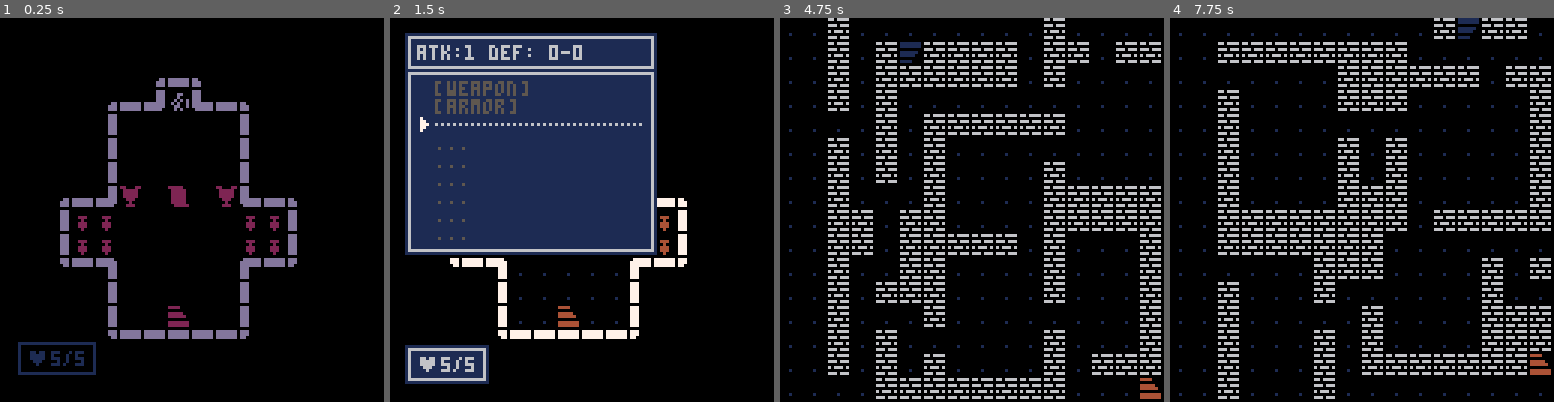
Above: before the commit, frames 1-4 (left to right).
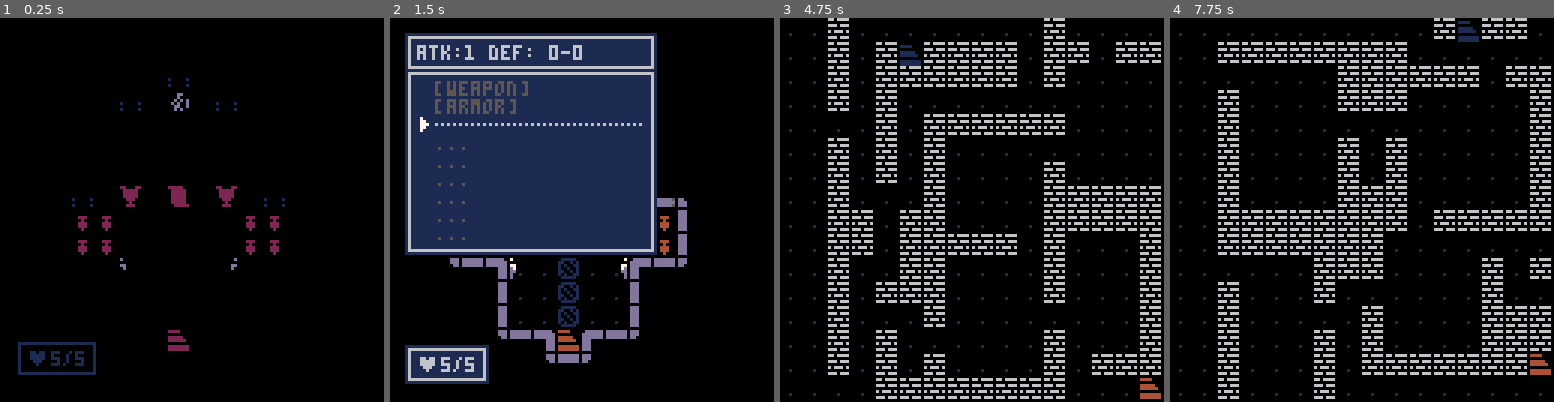
Above: after the commit, the same moments.

Repository: Aeklad/pico8
Game: PICO-8 cartridge rogue.p8
Two runs of this game, one before a commit and one after it. Both use one fixed random seed, a clock stepped at 60 frames per second and the inputs below.
Inputs:
- Up to frame 1 (0.25 s): no input
- Up to frame 2 (1.5 s): tap X (X key) at 0.33, 1.07 s; tap O (Z key) at 0.7 s
- Up to frame 3 (4.75 s): hold Right 1.6-2.1 s; tap O (Z key) every 0.4 s from 1.7 to 4.5 s; tap X (X key) at 1.85, 2.97, 4.08 s; hold Up 2.15-2.42 s; hold Right 2.47-3.03 s; hold Left 3.08-3.58 s; hold Down 3.63-3.97 s; hold Right 4.02-4.68 s; hold Up from 4.73 s (still down)
- Up to frame 4 (7.75 s): tap O (Z key) every 0.4 s from 4.9 to 7.7 s; release Up at 5.03 s; hold Left 5.08-5.68 s; tap X (X key) at 5.2, 6.32, 7.43 s; hold Down 5.73-6.03 s; hold Right 6.08-6.58 s; hold Right 6.63-7.13 s; hold Up 7.18-7.45 s; hold Right from 7.5 s (still down)

The runs differ from the first frame. In frame 1, 5.3% of the frame differs, in the area x 15-78%, y 15-87%; in frame 2, 3.6%; in frame 3, 0.1%; in frame 4, 0.1%.

Commit message:
some new tiles

Diff:
--- a/rogue.p8
+++ b/rogue.p8
@@ -49,7 +49,7 @@
  buttbuff=-1
  skipai=false
  win=false
- winfloor=5
+ winfloor=3
  mob={}
  dmob={}
  p_mob=addmob(1,1,1)
@@ -457,9 +457,9 @@
   --stone tablet
   if floor==0 then
    showtalk({" welcom to gip! "," please be careful "," it's super dangerous "," "})
-  elseif floor==winfloor then
-   win=true
-  end
+  end
+ elseif tle==110 then
+  win=true
  end
 end
 
@@ -1376,7 +1376,7 @@
 end
 function installdoors()
  for d in all(doors) do
-  if mget(d.x,d.y)==1 and isdoor(d.x,d.y) then
+  if mget(d.x,d.y)==1 or mget(d.x,d.y)==4 and isdoor(d.x,d.y) then
    mset(d.x,d.y,13)
    snapshot()
   end
@@ -1709,87 +1709,87 @@
 
 
 __gff__
-0000050500000303030103010307020005050505050505050505050505050505050505050505050505050505050505050505050505050505050505050505000000000000000000000000000000000000000000000000000000000000000000000000000000000000000000000000000000000000000000000000000000000000
+0000050500000303030103010307020005050505050505050505050505050505050505050505050505050505050505050505050505050505050505050505000000000000000000000000000000000000000000000000000000000000000000000000000000000000000000000000010000000000000000000000000000000000
 0000000000000000000000000000000000000000000000000000000000000000000000000000000000000000000000000000000000000000000000000000000000000000000000000000000000000000000000000000000000000000000000000000000000000000000000000000000000000000000000000000000000000000
 __map__
 0202020202020202020202020202020203030303030303030303030303030303030303030303030303030303030303030101020202020202020202020202020200000000000000000000000000000000000000000000000000000000000000000000000000000000000000000000000000000000000000000000000000000000
 02010201010201010101010101010e0203030303030303030303030303030303030303030303030303030303030303030101020202020202020202020202020200000000000000000000000000000000000000000000000000000000000000000000000000000000000000000000000000000000000000000000000000000000
 02010201010601020a0101010201010203030303030310111203030303030303030303030303030303030303030303030101020202020202020202020202020200000000000000000000000000000000000000000000000000000000000000000000000000000000000000000000000000000000000000000000000000000000
 02010201010101020101020d020d0202030303031011240f2311120303030303030303030303030303030303030303030101020202020202020202020202020200000000000000000000000000000000000000000000000000000000000000000000000000000000000000000000000000000000000000000000000000000000
-0101010101010102c00202010201010203030303200404010404220303030303030303030310111111111112030303030101020202020202020202020202020200000000000000000000000000000000000000000000000000000000000000000000000000000000000000000000000000000000000000000000000000000000
-0201010101010101020202020202060203030303200101010101220303030303030303030320040404040422030303030101020202020202020202020202020200000000000000000000000000000000000000000000000000000000000000000000000000000000000000000000000000000000000000000000000000000000
-020f010101010101010101010101c00203030303200101010101220303030303030303030320010101010122030303030101020202020202020202020202020200000000000000000000000000000000000000000000000000000000000000000000000000000000000000000000000000000000000000000000000000000000
-020202020d020d0202020202020d020203031011240801060108231112030303030303030320010106010122030303030101020202020202020202020202020200000000000000000000000000000000000000000000000000000000000000000000000000000000000000000000000000000000000000000000000000000000
-02c0010d01010101020101010101010203032007070101010101070722030303030303030320010101010122030303030101020202020202020202020202020200000000000000000000000000000000000000000000000000000000000000000000000000000000000000000000000000000000000000000000000000000000
-0201010201010101020107070701010203032007070101010101070722030303030303030320010101010122030303030101020202020202020202020202020200000000000000000000000000000000000000000000000000000000000000000000000000000000000000000000000000000000000000000000000000000000
-020c010201010601020801c0c00107020303303114010101010113313203030303030303033031140f133132030303030101020202020202020202020202020200000000000000000000000000000000000000000000000000000000000000000000000000000000000000000000000000000000000000000000000000000000
-0201010201010101020101c008c0070203030303200101010101220303030303030303030303033031320303030303030101020202020202020202020202020200000000000000000000000000000000000000000000000000000000000000000000000000000000000000000000000000000000000000000000000000000000
-0201010d010101010d01010808070802030303032001010e0101220303030303030303030303030303030303030303030101020202020202020202020202020200000000000000000000000000000000000000000000000000000000000000000000000000000000000000000000000000000000000000000000000000000000
-0202020202020202020202020202020203030303303131313131320303030303030303030303030303030303030303030101020202020202020202020202020200000000000000000000000000000000000000000000000000000000000000000000000000000000000000000000000000000000000000000000000000000000
+0101010101010102c00202010201010203030303204444444444220303030303030303030310111111111112030303030101020202020202020202020202020200000000000000000000000000000000000000000000000000000000000000000000000000000000000000000000000000000000000000000000000000000000
+0201010101010101020202020202060203030303200144444401220303030303030303030320040404040422030303030101020202020202020202020202020200000000000000000000000000000000000000000000000000000000000000000000000000000000000000000000000000000000000000000000000000000000
+020f010101010101010101010101c00203030303200101440101220303030303030303030320014d4e4f5022030303030101020202020202020202020202020200000000000000000000000000000000000000000000000000000000000000000000000000000000000000000000000000000000000000000000000000000000
+020202020d020d0202020202020d020203031011240801060108231112030303030303030320015d5e5f6022030303030101020202020202020202020202020200000000000000000000000000000000000000000000000000000000000000000000000000000000000000000000000000000000000000000000000000000000
+02c0010d01010101020101010101010203032007070101440101070722030303030303030320016d6e6f7022030303030101020202020202020202020202020200000000000000000000000000000000000000000000000000000000000000000000000000000000000000000000000000000000000000000000000000000000
+0201010201010101020107070701010203032007070101440101070722030303030303030320017d7e7f8022030303030101020202020202020202020202020200000000000000000000000000000000000000000000000000000000000000000000000000000000000000000000000000000000000000000000000000000000
+020c010201010601020801c0c00107020303303114400144014213313203030303030303033031140f133132030303030101020202020202020202020202020200000000000000000000000000000000000000000000000000000000000000000000000000000000000000000000000000000000000000000000000000000000
+0201010201010101020101c008c0070203030303200101440101220303030303030303030303033031320303030303030101020202020202020202020202020200000000000000000000000000000000000000000000000000000000000000000000000000000000000000000000000000000000000000000000000000000000
+0201010d010101010d0101080807080203030303200101440101220303030303030303030303030303030303030303030101020202020202020202020202020200000000000000000000000000000000000000000000000000000000000000000000000000000000000000000000000000000000000000000000000000000000
+02020202020202020202020202020202030303033031140e1331320303030303030303030303030303030303030303030101020202020202020202020202020200000000000000000000000000000000000000000000000000000000000000000000000000000000000000000000000000000000000000000000000000000000
+0202020202020202020202020202020203030303030330313203030303030303030303030303030303030303030303030101020202020202020202020202020200000000000000000000000000000000000000000000000000000000000000000000000000000000000000000000000000000000000000000000000000000000
 0202020202020202020202020202020203030303030303030303030303030303030303030303030303030303030303030101020202020202020202020202020200000000000000000000000000000000000000000000000000000000000000000000000000000000000000000000000000000000000000000000000000000000
-0202020202020202020202020202020203030303030303030303030303030303030303030303030303030303030303030101020202020202020202020202020200000000000000000000000000000000000000000000000000000000000000000000000000000000000000000000000000000000000000000000000000000000
-…(65 lines of a section not shown)…
+…(65 lines of a section not shown)…
Not shown, changed: 59 lines of the sprite sheet (__gfx__) section of rogue.p8
